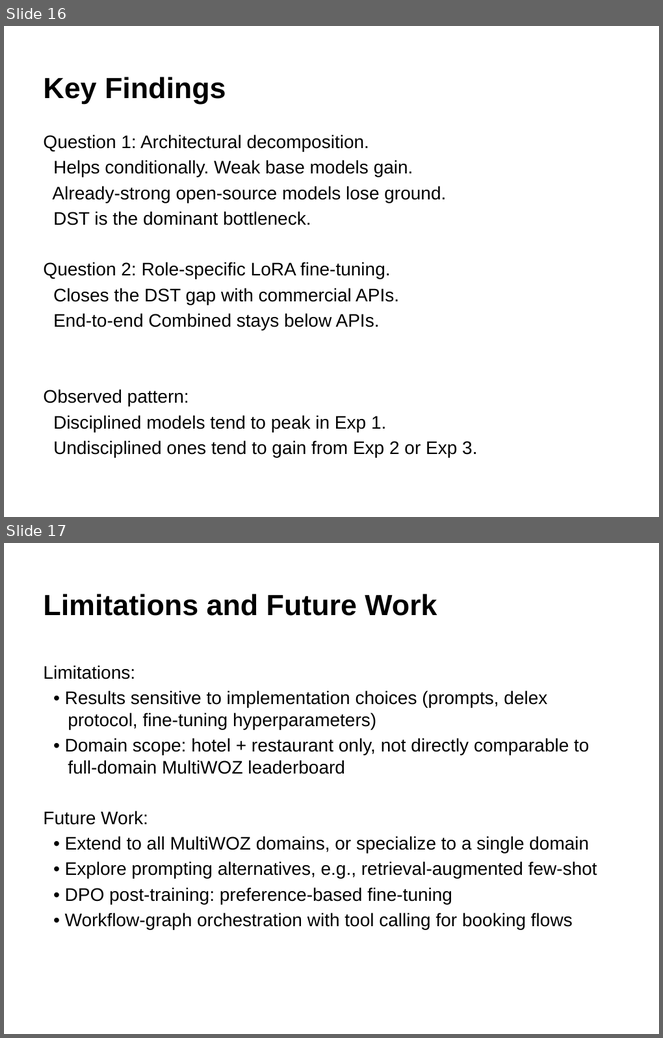
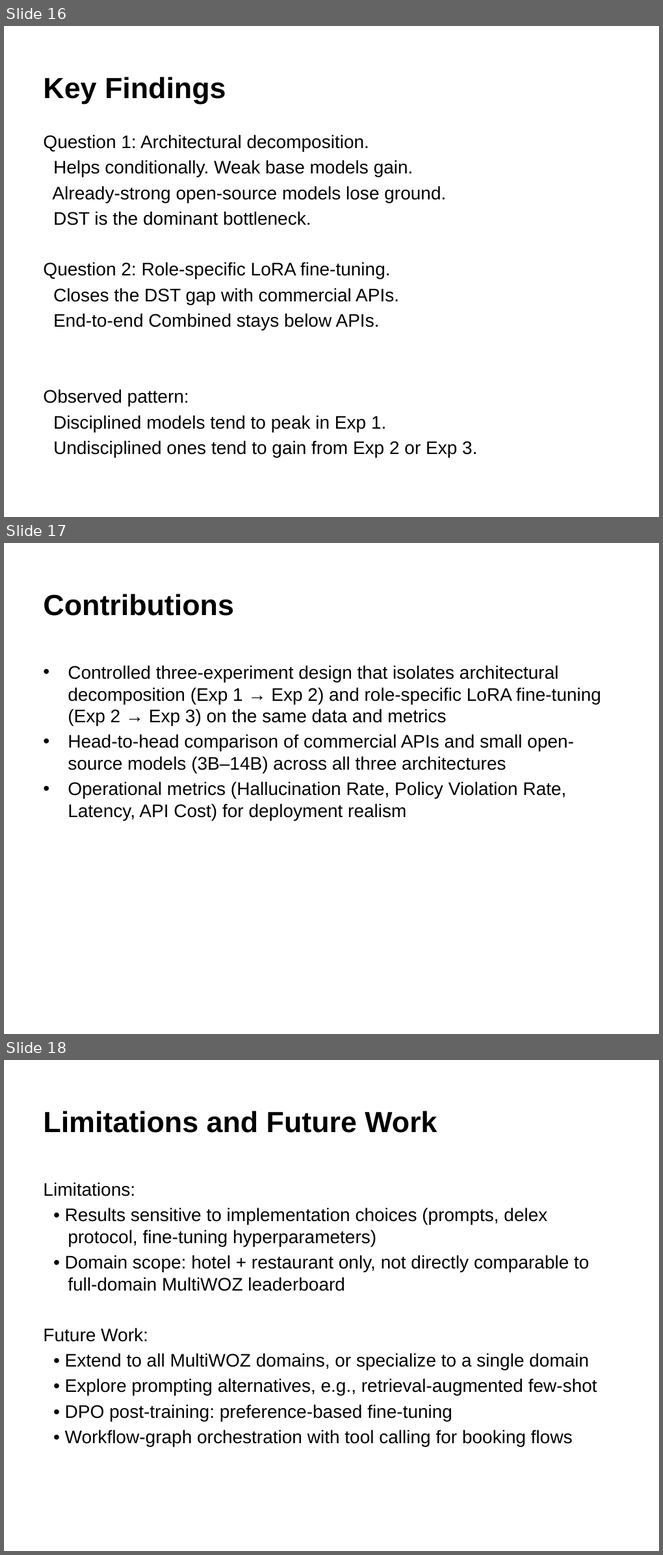
Before and after one commit to GiX007/mlp4cs, a slide deck: docs/presentation.pptx. Shown one above the other, each under a label of ours: slides 16 and 17 before the commit, slides 16, 17 and 18 after it. The pictures are 663x1038 and 663x1555 pixels, drawn with LibreOffice and Linux fonts; fonts in the diff are those of the drawing. Boxes give left, top, right and bottom in pixels: in the first picture for what was removed or moved away, otherwise in the second. Text is boxed around its words. In the diff, an @@ line names an element or a change of style, - is before the commit and + after.

```diff
--- a/docs/presentation.pptx
+++ b/docs/presentation.pptx
@@ slide 17 added at bbox=[4, 543, 659, 1034], background #FFFFFF @@
@@ title added at bbox=[43, 594, 233, 616], 32 pt, text #000000, bold @@
+Contributions
@@ text added at bbox=[68, 665, 601, 821], 20 pt, text #000000 @@
+• Controlled three-experiment design that isolates architectural decomposition (Exp 1 → Exp 2) and role-specific LoRA fine-tuning (Exp 2 → Exp 3) on the same data and metrics
+• Head-to-head comparison of commercial APIs and small open-source models (3B–14B) across all three architectures
+• Operational metrics (Hallucination Rate, Policy Violation Rate, Latency, API Cost) for deployment realism
@@ what was slide 17 is now slide 18 @@
```
Also in this commit, not shown: 2 slides changed, 4 other files.
